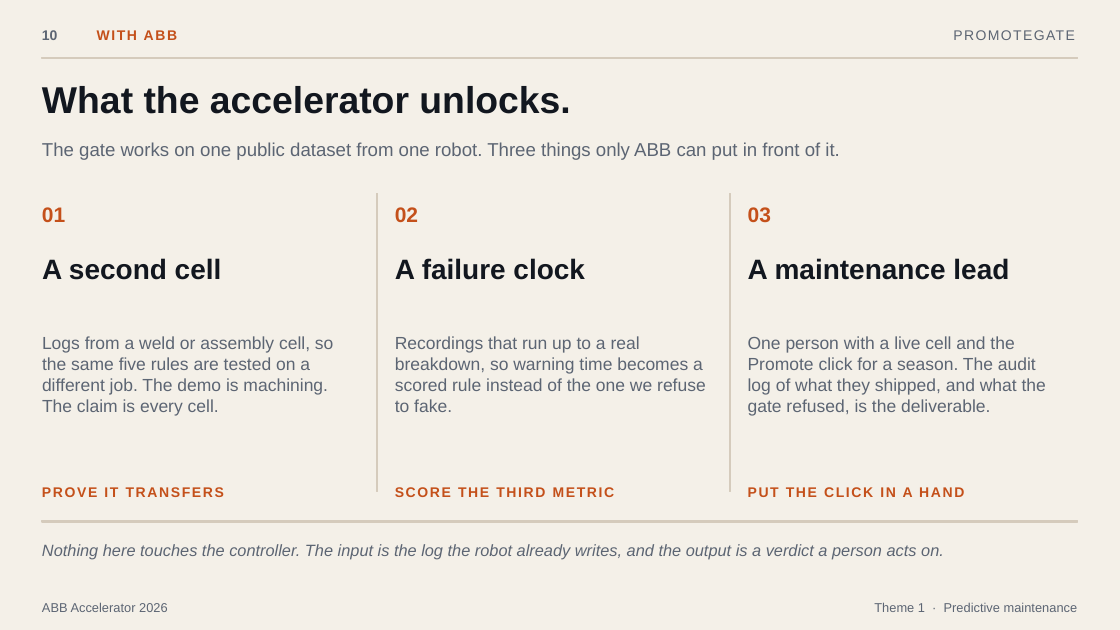
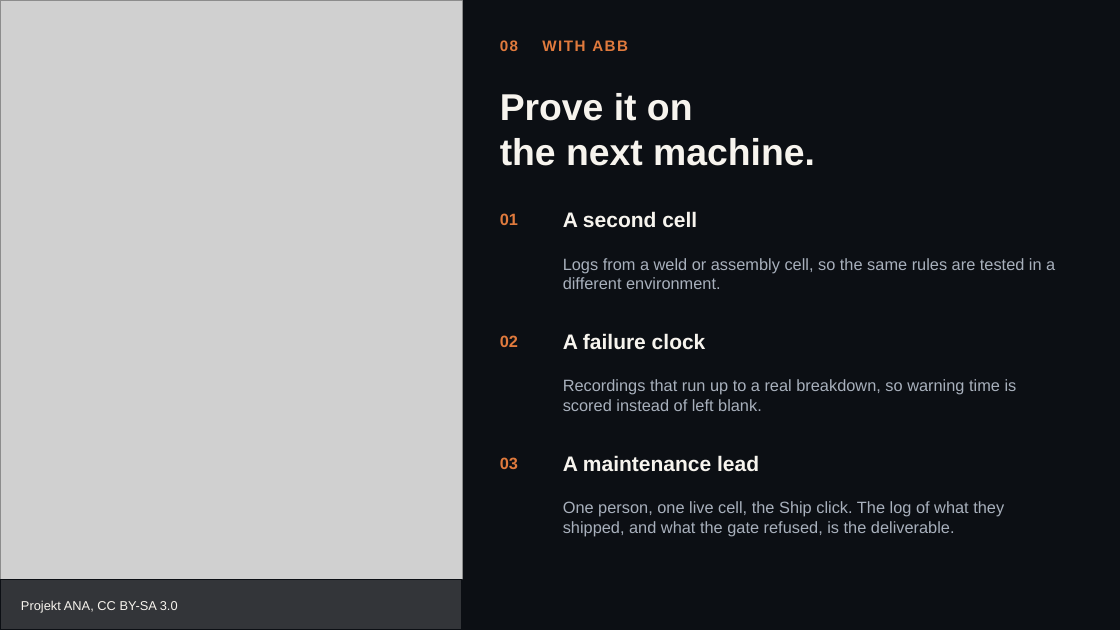
Before and after one commit to dhamariT/promotegate, a slide deck: slide 8 of pitch/PromoteGate-ABB-Accelerator.pptx (slide 10 before the commit). Drawn at 1120x630 pixels with LibreOffice and Linux fonts; fonts in the diff are those of the drawing; grey boxes stand for pictures. Boxes give left, top, right and bottom in pixels: in the first picture for what was removed or moved away, otherwise in the second. Text is boxed around its words. In the diff, an @@ line names an element or a change of style, - is before the commit and + after.

```diff
--- a/pitch/PromoteGate-ABB-Accelerator.pptx
+++ b/pitch/PromoteGate-ABB-Accelerator.pptx
@@ background #F4F0E8 to #0C0F14 @@
@@ picture added at bbox=[0, 0, 462, 630] @@
@@ text removed at bbox=[697, 24, 1075, 47] @@
-PROMOTEGATE
@@ text removed at bbox=[42, 30, 58, 40] @@
-10
@@ rectangle removed at bbox=[42, 57, 1078, 58] @@
@@ text at bbox=[500, 40, 628, 51]: text changed; size 12 to 13 pt; text colour #C4501A to #E07A3D @@
-WITH ABB
+08 WITH ABB
@@ text removed at bbox=[42, 86, 570, 114] @@
-What the accelerator unlocks.
@@ text added at bbox=[500, 93, 815, 166], 32 pt, text #F7F4EE, bold @@
+Prove it on
+the next machine.
@@ text removed at bbox=[42, 142, 839, 160] @@
-The gate works on one public dataset from one robot. Three things only ABB can put in front of it.
@@ rectangle removed at bbox=[376, 193, 377, 492] @@
@@ text "01": place and size @@
-text "01" at bbox=[42, 207, 65, 222]
+text "01" at bbox=[500, 213, 518, 225]
@@ text "A second cell": place and size @@
-text "A second cell" at bbox=[42, 258, 222, 280]
+text "A second cell" at bbox=[563, 211, 697, 228]
@@ rectangle removed at bbox=[729, 193, 730, 492] @@
@@ text at bbox=[563, 258, 1055, 289]: text changed; size 15 to 14 pt; text colour #5C6573 to #A8B0BC @@
-Logs from a weld or assembly cell, so the same five rules are tested on a different job. The demo is machining. The claim is every cell.
+Logs from a weld or assembly cell, so the same rules are tested in a different environment.
@@ text "02": place and size @@
-text "02" at bbox=[395, 207, 418, 222]
+text "02" at bbox=[500, 335, 518, 347]
@@ text "A failure clock": place and size @@
-text "A failure clock" at bbox=[395, 258, 585, 280]
+text "A failure clock" at bbox=[563, 333, 706, 350]
@@ text at bbox=[563, 379, 1017, 411]: text changed; size 15 to 14 pt; text colour #5C6573 to #A8B0BC @@
-Recordings that run up to a real breakdown, so warning time becomes a scored rule instead of the one we refuse to fake.
+Recordings that run up to a real breakdown, so warning time is scored instead of left blank.
@@ size 18 to 14 pt, text colour #C4501A to #E07A3D in 3 elements at bbox=[500, 335, 518, 347], bbox=[500, 213, 518, 225], bbox=[500, 457, 518, 469] @@
@@ text "03": place and size @@
-text "03" at bbox=[748, 207, 771, 223]
+text "03" at bbox=[500, 457, 518, 469]
@@ size 24 to 18 pt, text colour #12171F to #F7F4EE in 3 elements at bbox=[563, 211, 697, 228], bbox=[563, 333, 706, 350], bbox=[563, 455, 759, 472] @@
@@ text "A maintenance lead": place and size @@
-text "A maintenance lead" at bbox=[748, 258, 1009, 280]
+text "A maintenance lead" at bbox=[563, 455, 759, 472]
@@ text removed at bbox=[42, 487, 224, 497] @@
-PROVE IT TRANSFERS
@@ text removed at bbox=[395, 487, 615, 497] @@
-SCORE THE THIRD METRIC
@@ text at bbox=[563, 501, 1004, 537]: text changed; size 15 to 14 pt; text colour #5C6573 to #A8B0BC @@
-One person with a live cell and the Promote click for a season. The audit log of what they shipped, and what the gate refused, is the deliverable.
+One person, one live cell, the Ship click. The log of what they shipped, and what the gate refused, is the deliverable.
@@ text removed at bbox=[748, 487, 964, 497] @@
-PUT THE CLICK IN A HAND
@@ rectangle removed at bbox=[42, 521, 1078, 522] @@
@@ text removed at bbox=[42, 544, 944, 560] @@
-Nothing here touches the controller. The input is the log the robot already writes, and the output is a verdict a person acts on.
@@ rectangle added at bbox=[0, 580, 462, 630], fill #0C0F14 at 80% opacity, outline #0C0F14 1 pt @@
@@ text added at bbox=[21, 600, 178, 613], 11 pt, text #F7F4EE @@
+Projekt ANA, CC BY-SA 3.0
@@ text removed at bbox=[42, 602, 168, 612] @@
-ABB Accelerator 2026
@@ text removed at bbox=[874, 602, 1078, 612] @@
-Theme 1 · Predictive maintenance
```
Also in this commit, not shown: 2 other slides changed, 6 slides added, 8 slides removed, 5 other files.
